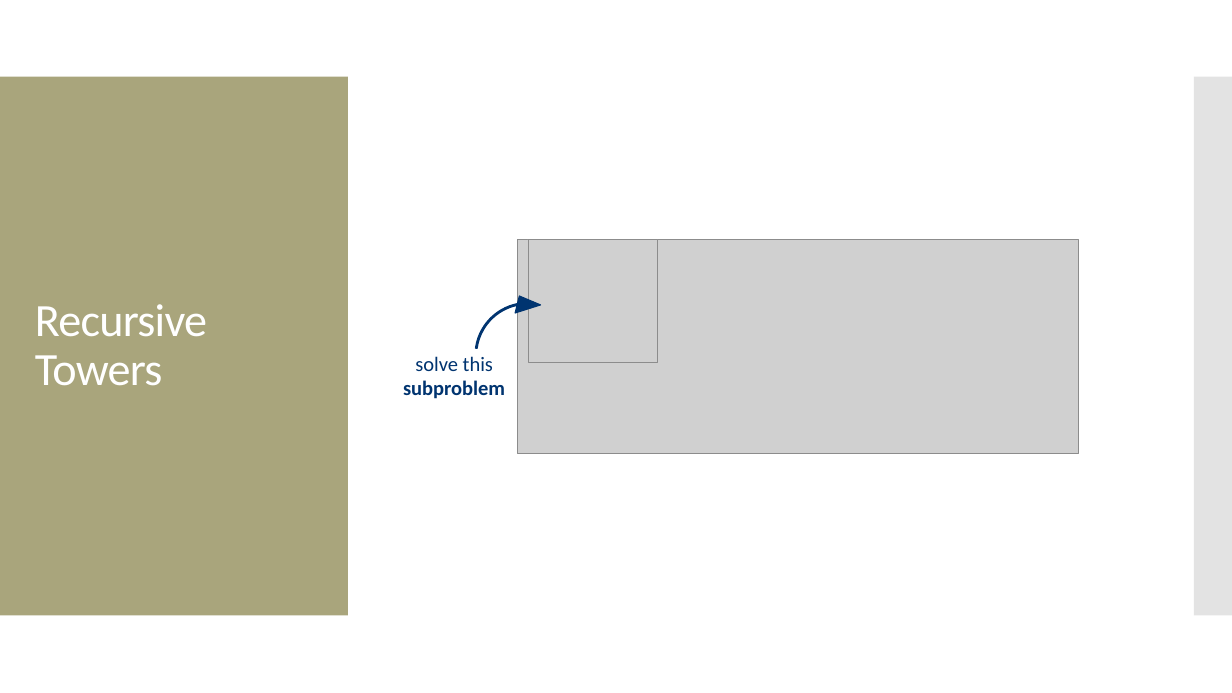
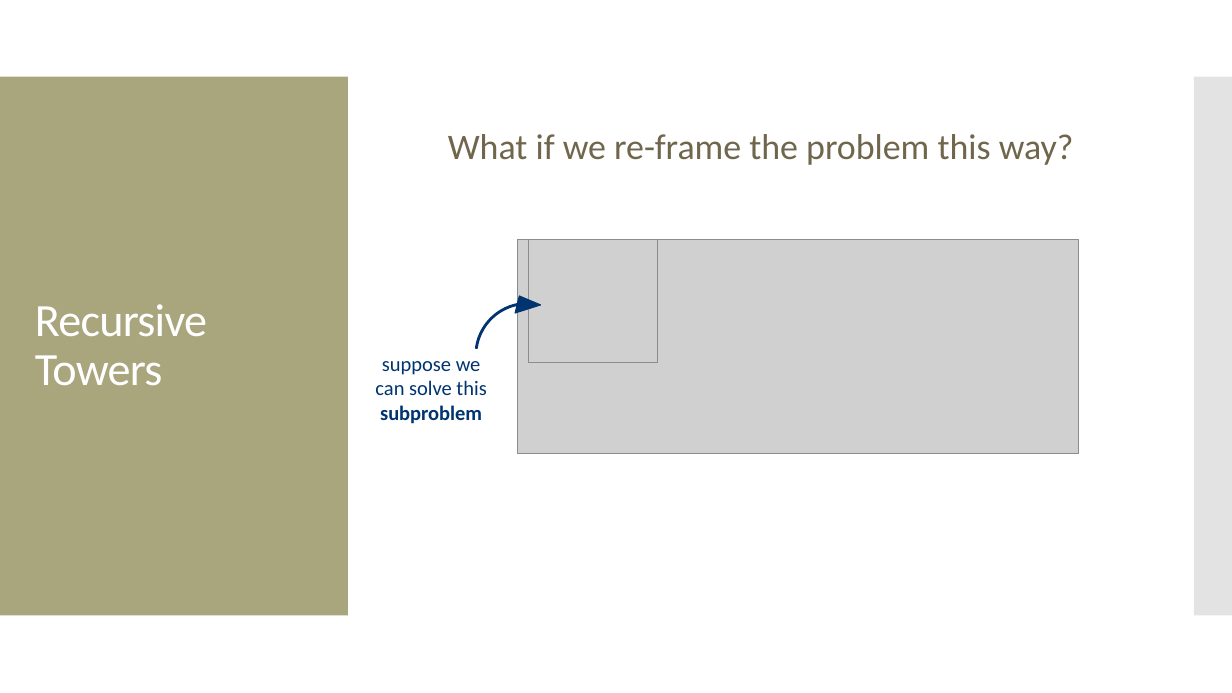
Before and after one commit to amosca01/CAIS117-S24, a slide deck: slide 5 of slides/19-recursion-pt1.pptx (slide 6 before the commit). Drawn at 1232x693 pixels with LibreOffice and Linux fonts; fonts in the diff are those of the drawing; grey boxes stand for pictures. Boxes give left, top, right and bottom in pixels: in the first picture for what was removed or moved away, otherwise in the second. Text is boxed around its words. In the diff, an @@ line names an element or a change of style, - is before the commit and + after.

```diff
--- a/slides/19-recursion-pt1.pptx
+++ b/slides/19-recursion-pt1.pptx
@@ text added at bbox=[448, 134, 1074, 165], 28 pt, text #6F664C @@
+What if we re-frame the problem this way?
@@ text "suppose we can solve this": place and size @@
-text "suppose we can solve this" at bbox=[403, 356, 505, 399]
+text "suppose we can solve this" at bbox=[375, 361, 486, 424]
@@ text at bbox=[375, 361, 486, 395]: text changed @@
-solve this
+suppose we can solve this
```
Also in this commit, not shown: 7 other slides changed, 1 slide removed, 5 other files.
